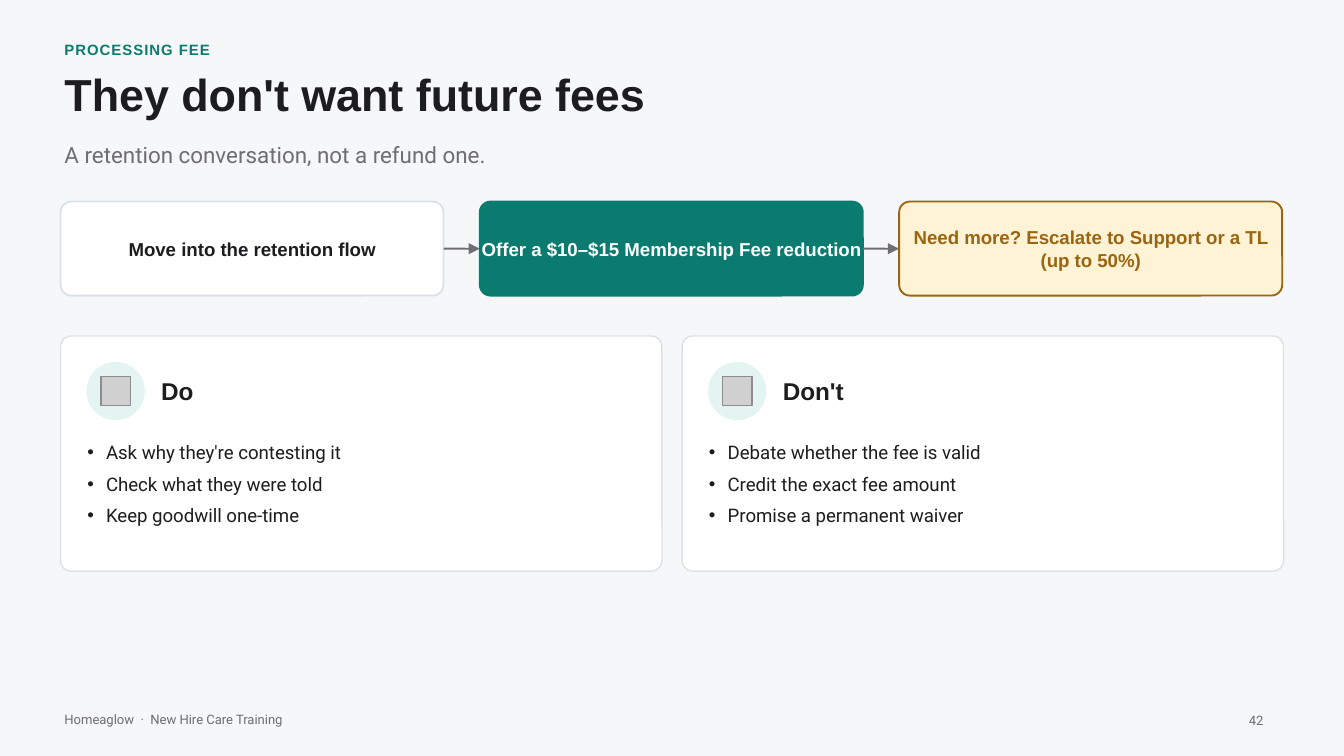
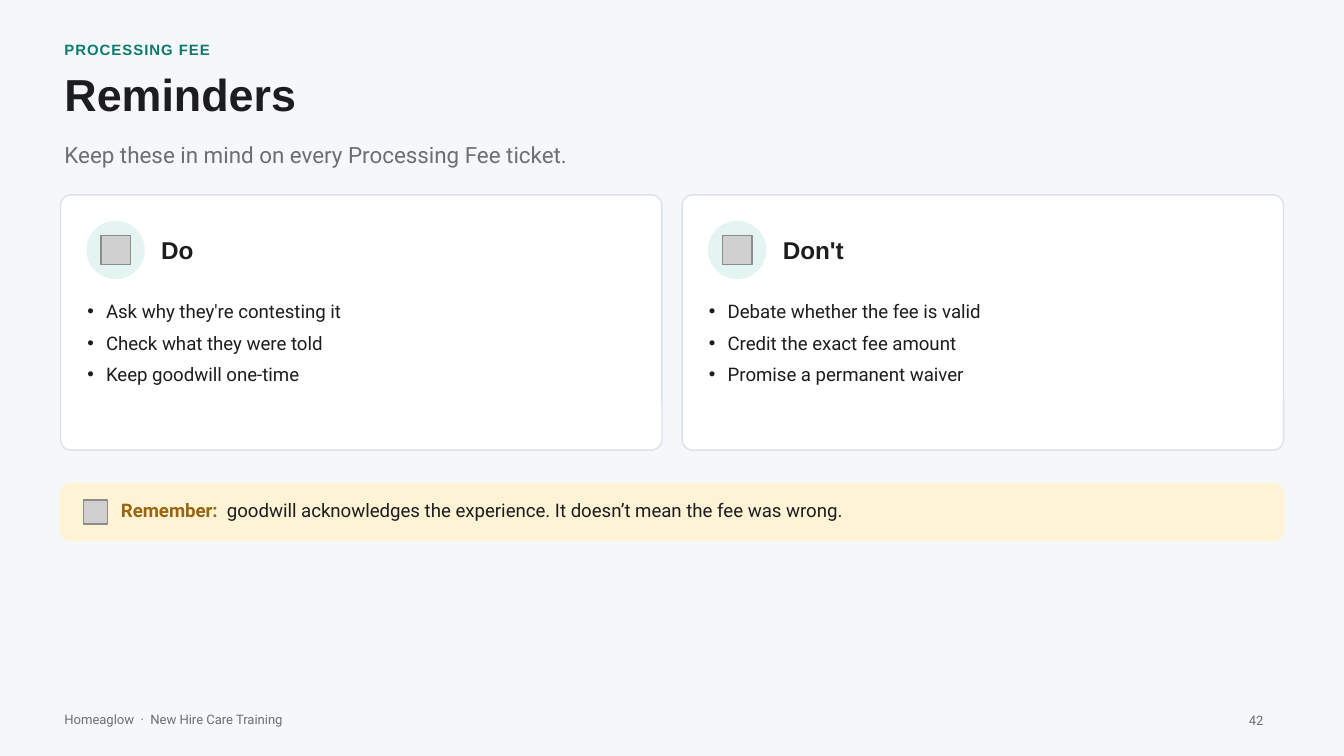
Before and after one commit to anjulimichelle/training, a slide deck: slide 42 of incorrect-info-lmc-lockout/incorrect-info-lmc-lockout.pptx. Drawn at 1344x756 pixels with LibreOffice and Linux fonts; fonts in the diff are those of the drawing; grey boxes stand for pictures. Boxes give left, top, right and bottom in pixels: in the first picture for what was removed or moved away, otherwise in the second. Text is boxed around its words. In the diff, an @@ line names an element or a change of style, - is before the commit and + after.

```diff
--- a/incorrect-info-lmc-lockout/incorrect-info-lmc-lockout.pptx
+++ b/incorrect-info-lmc-lockout/incorrect-info-lmc-lockout.pptx
@@ text at <box>64,78,295,112</box>: text changed @@
-They don't want future fees
+Reminders
@@ text at <box>64,146,567,168</box>: text changed @@
-A retention conversation, not a refund one.
+Keep these in mind on every Processing Fee ticket.
@@ rounded rectangle: place and size @@
-rounded rectangle at <box>60,202,444,296</box>
+rounded rectangle at <box>60,195,661,450</box>
@@ rounded rectangle at <box>60,195,661,450</box>: outline #DCE1E7 1 pt to #DCE1E7 0.75 pt; proportions changed @@
@@ rounded rectangle removed at <box>480,202,863,296</box> @@
@@ rounded rectangle: place and size @@
-rounded rectangle at <box>683,336,1284,571</box>
+rounded rectangle at <box>683,195,1284,450</box>
@@ rounded rectangle at <box>683,195,1284,450</box>: proportions changed @@
@@ rounded rectangle removed at <box>899,202,1282,296</box> @@
@@ 2 pictures, 2 texts, 2 ellipses: place and size @@
-2 pictures, 2 texts, 2 ellipses at <box>87,363,844,419</box>
+2 pictures, 2 texts, 2 ellipses at <box>87,222,844,278</box>
@@ text removed at <box>914,230,1268,271</box> @@
-Need more? Escalate to Support or a TL (up to 50%)
@@ text removed at <box>129,242,375,256</box> @@
-Move into the retention flow
@@ arrow removed from (444, 249) to (480, 249) @@
@@ text removed at <box>482,242,861,260</box> @@
-Offer a $10–$15 Membership Fee reduction
@@ arrow removed from (863, 249) to (899, 249) @@
@@ text "Ask why they're contesting it": place and size @@
-text "Ask why they're contesting it" at <box>106,445,341,526</box>
+text "Ask why they're contesting it" at <box>106,304,341,385</box>
@@ text "Debate whether the fee is ...": place and size @@
-text "Debate whether the fee is ..." at <box>728,445,981,526</box>
+text "Debate whether the fee is ..." at <box>728,304,981,385</box>
@@ rounded rectangle removed at <box>60,336,661,571</box> @@
@@ rounded rectangle added at <box>60,484,1284,540</box>, fill #FFF3D6, outline #FFF3D6 0.75 pt @@
@@ picture added at <box>83,500,108,524</box> @@
@@ text added at <box>121,503,842,521</box>, 10 pt, text #1D1D1F @@
+Remember: goodwill acknowledges the experience. It doesn’t mean the fee was wrong.
```
Also in this commit, not shown: 2 other slides changed, 1 other file.
